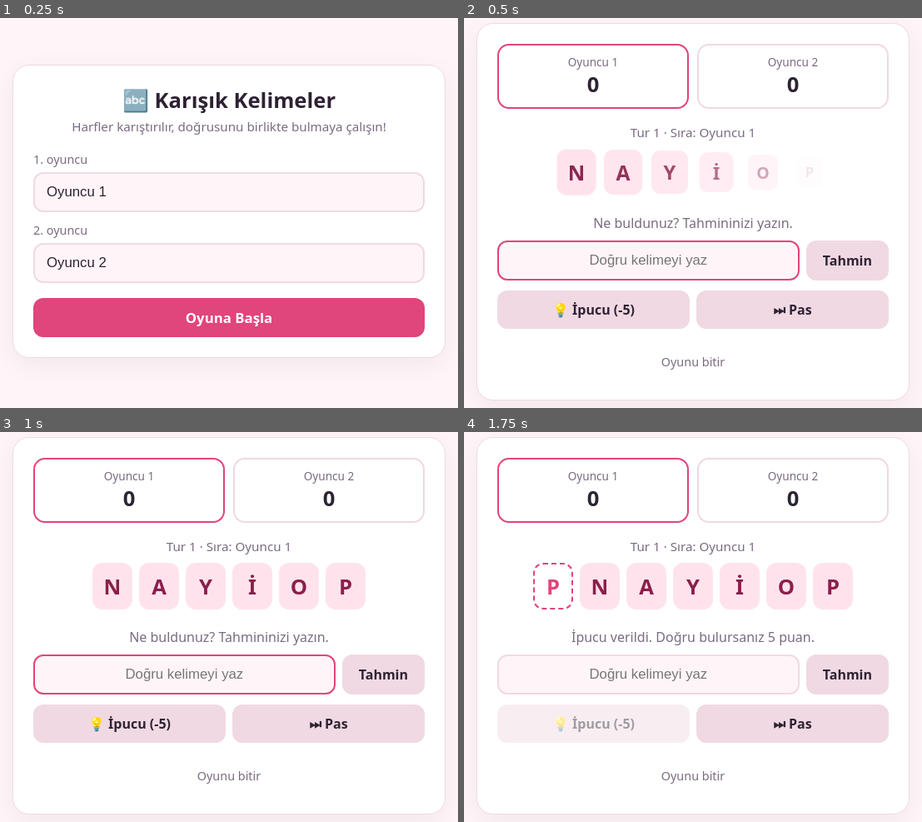
Above: before the commit, frames 1-4 (two rows, left to right).
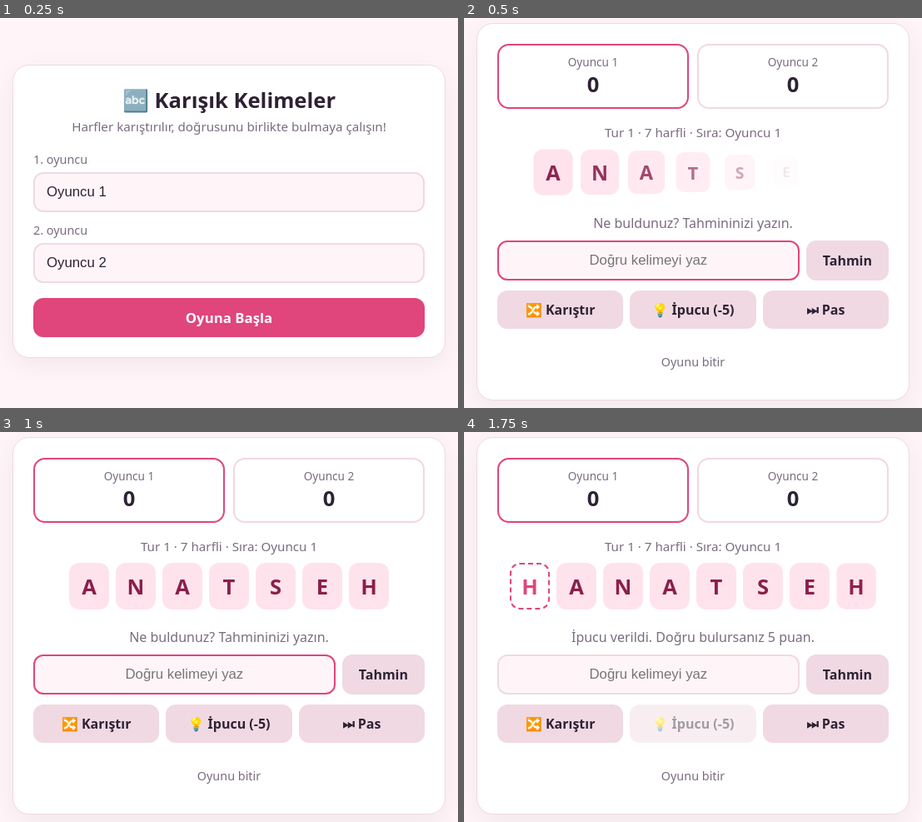
Above: after the commit, the same moments.

Repository: tunahanyilmazturk/Susugame
Game: browser game, page index.html
Two runs of this game, one before a commit and one after it. Both use one fixed random seed, a clock stepped at 60 frames per second and the inputs below.
Inputs:
- Up to frame 1 (0.25 s): no input
- Up to frame 2 (0.5 s): click "Oyuna Başla" at 0.27 s
- Up to frame 3 (1 s): no input
- Up to frame 4 (1.75 s): click "💡 İpucu (-5)" at 1.27 s

Frame 1 is identical in both runs. In frame 2, 3.4% of the frame differs, in the area x 13-84%, y 28-80%; in frame 3, 5.7%, in the area x 13-85%, y 28-80%; in frame 4, 5.5%.

Commit message:
Improve word scramble: reshuffle button, word length, more words
Co-Authored-By: Claude Haiku 5.5 <noreply@anthropic.com>
Claude-Session: https://claude.ai/code/session_01Wv4snoBuLysCGif5BFgooq

Diff:
--- a/index.html
+++ b/index.html
@@ -173,6 +173,7 @@
     </div>
 
     <div class="actions" id="actions">
+      <button id="shuffleBtn">🔀 Karıştır</button>
       <button id="hintBtn">💡 İpucu (-5)</button>
       <button id="passBtn">⏭ Pas</button>
     </div>
@@ -206,7 +207,9 @@
     "dağ", "nehir", "göl", "şehir", "köprü", "hastane", "eczane", "kütüphane", "doktor", "mühendis",
     "gökyüzü", "yıldız", "sevgi", "mutlu", "gülümseme", "kalp", "öpücük", "tatil", "sahil", "balık",
     "gece", "hediye", "çikolata", "sevgili", "romantik", "akşam", "yemek", "tatlı", "güzel", "bisiklet",
-    "pasta", "mum", "kahkaha", "yolculuk", "macera", "hayal", "rüya", "ışık", "sürpriz", "anı"
+    "pasta", "mum", "kahkaha", "yolculuk", "macera", "hayal", "rüya", "ışık", "sürpriz", "anı",
+    "hazine", "kumsal", "fırtına", "şelale", "kelebek", "papatya", "gülücük", "bahar", "kış", "sonbahar",
+    "hikaye", "şiir", "kahvaltı", "bulmaca", "kurabiye", "limonata", "maceraperest", "kırmızı", "mavi", "yıldönümü"
   ];
 
   // ---- Yardımcılar ----
@@ -283,7 +286,7 @@
       box.querySelector(".p").textContent = players[i].score;
       box.classList.toggle("turn", i === turn);
     });
-    el.roundInfo.textContent = `Tur ${roundCount} · Sıra: ${players[turn].name}`;
+    el.roundInfo.textContent = `Tur ${roundCount} · ${[...round.word].length} harfli · Sıra: ${players[turn].name}`;
 
     // Harfler
     el.tiles.innerHTML = "";
@@ -311,6 +314,17 @@
     el.hintBtn.disabled = round.hinted;
   }
 
+  // Harfleri yeniden karıştırır (ücretsiz)
+  function reshuffle() {
+    if (!round || round.done) return;
+    let out = round.scrambled;
+    for (let i = 0; i < 30 && out === round.word; i++) {
+      out = shuffle([...round.word]).join("");
+    }
+    round.scrambled = out;
+    render();
+  }
+
   function awardTurn(points) {
     players[turn].score += points;
     turn = 1 - turn;
@@ -379,6 +393,7 @@
   el.guess.addEventListener("keydown", (e) => { if (e.key === "Enter") checkGuess(); });
   el.hintBtn.addEventListener("click", hint);
   el.passBtn.addEventListener("click", pass);
+  $("shuffleBtn").addEventListener("click", reshuffle);
   el.nextBtn.addEventListener("click", newRound);
   el.endBtn.addEventListener("click", endGame);
   $("restartBtn").addEventListener("click", () => {
